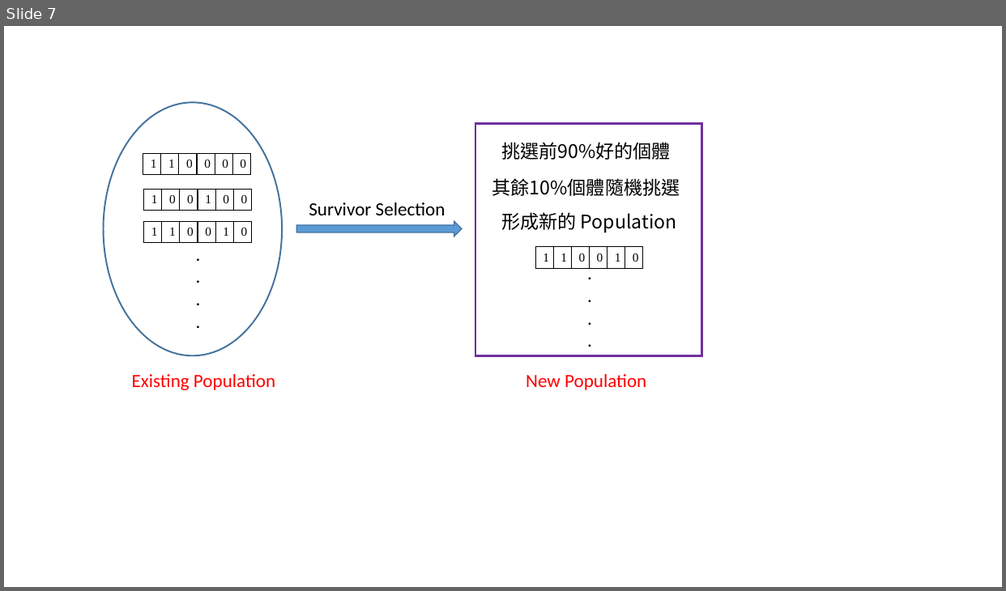
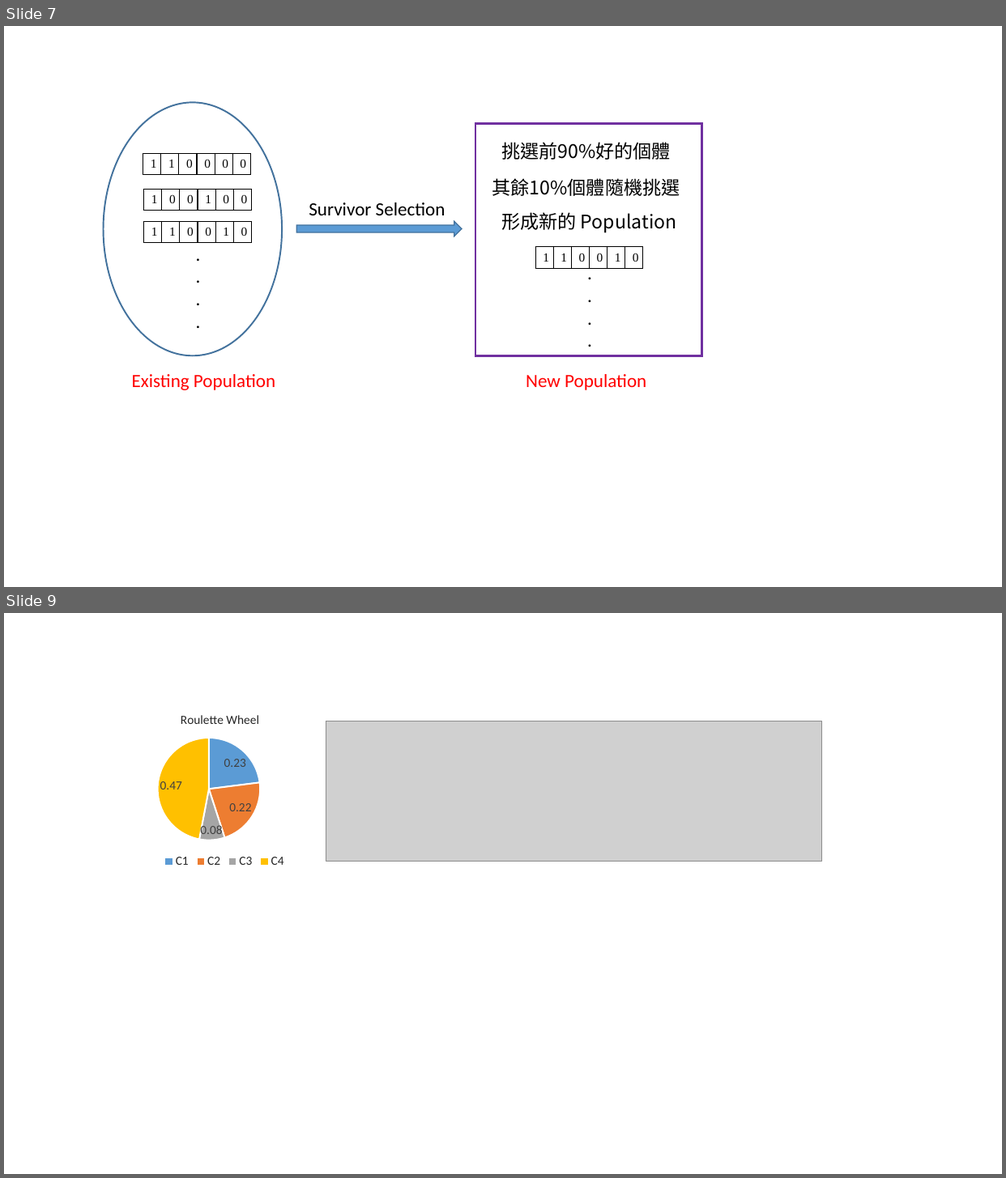
Before and after one commit to andy6804tw/Alogrithm, a slide deck: Genetic/assignment/Presentation.pptx. Shown one above the other, each under a label of ours: slide 7 before the commit, slides 7 and 9 after it; the slides between them are not shown. The pictures are 1006x591 and 1006x1178 pixels, drawn with LibreOffice and Linux fonts; fonts in the diff are those of the drawing; grey boxes stand for pictures. Boxes give left, top, right and bottom in pixels: in the first picture for what was removed or moved away, otherwise in the second. Text is boxed around its words. In the diff, an @@ line names an element or a change of style, - is before the commit and + after.

```diff
--- a/Genetic/assignment/Presentation.pptx
+++ b/Genetic/assignment/Presentation.pptx
@@ slide 9 added at bbox=[4, 613, 1002, 1174], background #FFFFFF @@
@@ pie chart added at bbox=[41, 687, 398, 896] @@
+title "Roulette Wheel"
+categories: C1, C2, C3, C4
+Series 1: 0.23, 0.22, 0.08, 0.47
@@ picture added at bbox=[326, 721, 822, 862] @@
```
Also in this commit, not shown: 1 slide changed, 2 other files.
